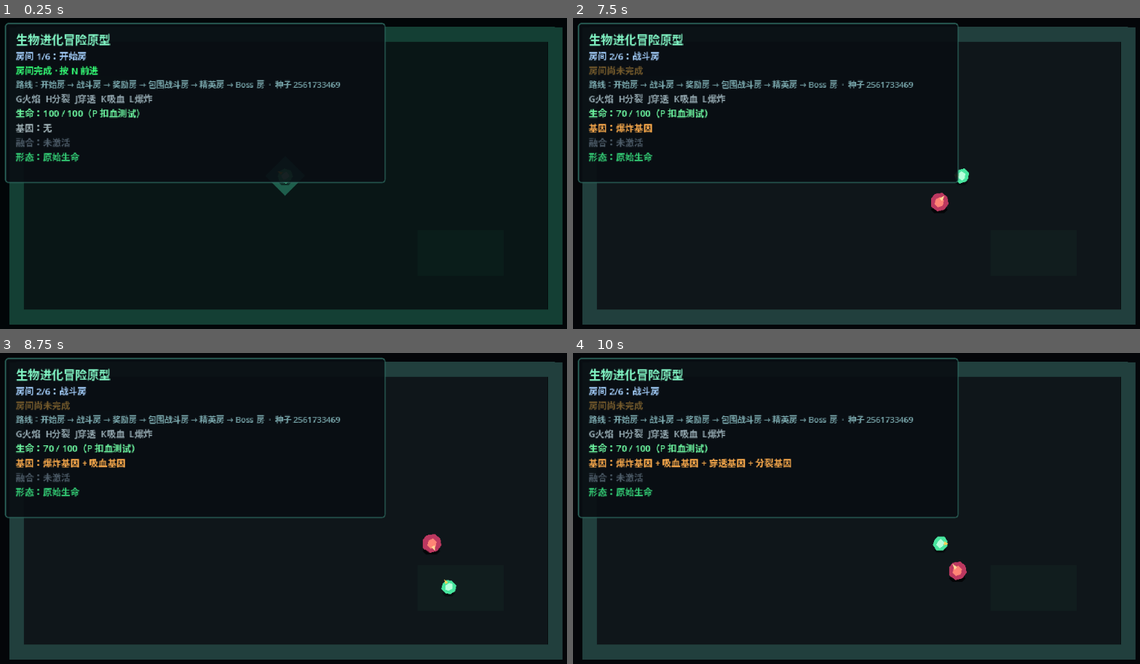
Above: before the commit, frames 1-4 (two rows, left to right).
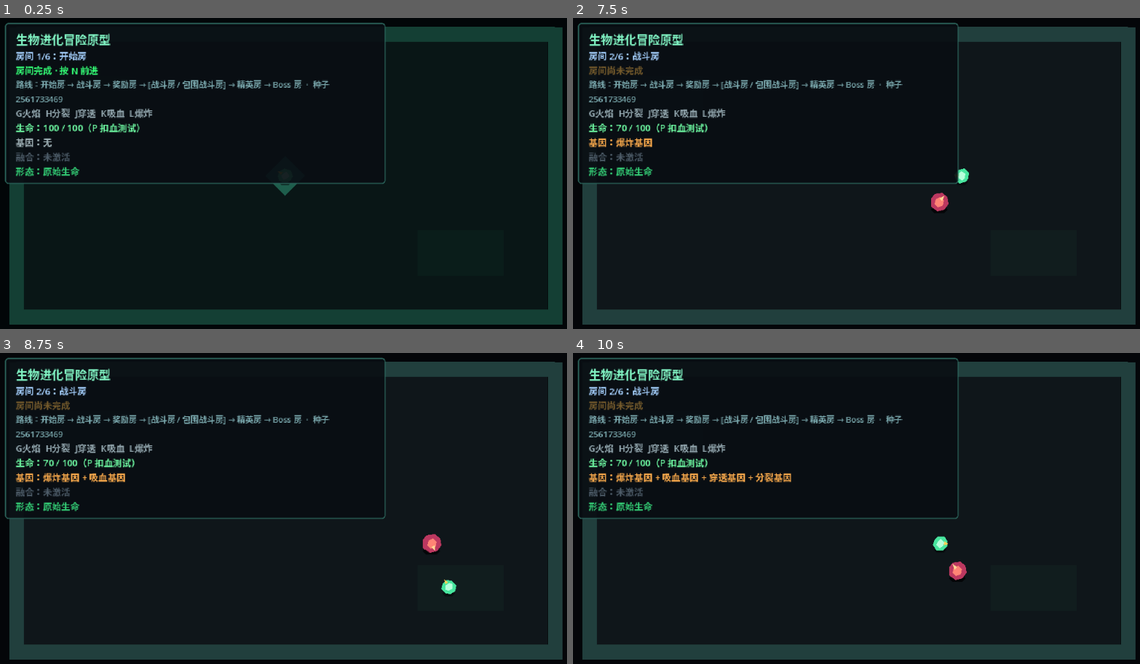
Above: after the commit, the same moments.

Repository: LIJUNCAN1/-Roguelike
Game: Godot game, scene res://scenes/main/main.tscn
The game is run twice, just before and just after one commit, with the same random seed, the same clock (stepped at 60 frames per second) and the same inputs.
Inputs (mouse positions are in pixels of both pictures, inside the frame that each line leads up to):
- Up to frame 1 (0.25 s): no input
- Up to frame 2 (7.5 s): tap Enter at 0.5 s; move the mouse to (986, 157) at 0.52 s; hold D (move_right) 0.53-1.28 s; hold N (next_room) 0.53-1.28 s; tap 1 (reward_choice_1) at 0.8, 1.35, 3.05 s; move the mouse to (743, 192) at 1.27 s; hold S (move_down) 1.28-2.03 s; tap 2 (reward_choice_2) at 1.55, 3.8, 5.85 s; move the mouse to (918, 105) at 2.02 s; hold D (move_right) 2.03-2.78 s; hold 2 (reward_choice_2) 2.03-2.78 s; tap N (next_room) at 2.3, 4.35, 6.8 s; move the mouse to (828, 241) at 2.77 s; hold W (move_up) 2.78-3.53 s; click (828, 241) at 2.85 s; move the mouse to (1032, 223) at 3.52 s; hold P (damage_test_player) 3.53-4.28 s; hold A (move_left) 3.53-5.03 s; move the mouse to (686, 126) at 4.27 s; move the mouse to (884, 176) at 5.02 s; hold S (move_down) 5.03-5.78 s; hold 1 (reward_choice_1) 5.03-5.78 s; move the mouse to (771, 92) at 5.77 s; hold D (move_right) 5.78-6.53 s; move the mouse to (986, 157) at 6.52 s; hold W (move_up) 6.53-7.28 s; hold 3 (reward_choice_3) 6.53-7.28 s; move the mouse to (743, 192) at 7.27 s; hold D (move_right) from 7.28 s (still down); tap L (toggle_explosion_gene) at 7.35 s
- Up to frame 3 (8.75 s): tap 1 (reward_choice_1) at 7.55 s; move the mouse to (345, 440) at 8.02 s; release D (move_right) at 8.03 s; hold S (move_down) from 8.03 s (still down); hold K (toggle_lifesteal_gene) from 8.03 s (still down); tap 2 (reward_choice_2) at 8.3 s
- Up to frame 4 (10 s): move the mouse to (828, 576) at 8.77 s; release S (move_down) at 8.78 s; release K (toggle_lifesteal_gene) at 8.78 s; hold A (move_left) 8.78-9.53 s; tap J (toggle_piercing_gene) at 8.85 s; tap N (next_room) at 9.05 s; move the mouse to (1032, 558) at 9.52 s; hold W (move_up) from 9.53 s (still down); hold H (toggle_split_gene) from 9.53 s (still down); tap 1 (reward_choice_1) at 9.8 s

The runs differ from the first frame. In frame 1, 3.1% of the frame differs, in the area x 0-68%, y 19-54%; in frame 2, 3.3%; in frame 3, 3.5%; in frame 4, 4.1%.

Commit message:
feat: add dungeon route choices

Diff:
--- a/scenes/main/main.tscn
+++ b/scenes/main/main.tscn
@@ -9,6 +9,7 @@
 [ext_resource type="Resource" path="res://data/genes/explosion_gene.tres" id="7_explosion_gene"]
 [ext_resource type="Script" path="res://scripts/rooms/room_manager.gd" id="8_room_manager"]
 [ext_resource type="Resource" path="res://data/rooms/prototype_random_route.tres" id="9_route"]
+[ext_resource type="PackedScene" path="res://scenes/ui/route_choice_panel.tscn" id="10_route_choice"]
 
 [sub_resource type="StyleBoxFlat" id="StyleBoxFlat_panel"]
 bg_color = Color(0.035, 0.055, 0.075, 0.92)
@@ -115,6 +116,8 @@
 theme_override_font_sizes/font_size = 10
 text = "形态：原始生命"
 
+[node name="RouteChoicePanel" parent="." instance=ExtResource("10_route_choice")]
+
 [node name="RoomManager" type="Node" parent="."]
 script = ExtResource("8_room_manager")
 random_route_data = ExtResource("9_route")
@@ -125,3 +128,4 @@
 room_status_label_path = NodePath("../Interface/StagePanel/MarginContainer/Labels/RoomStatus")
 room_hint_label_path = NodePath("../Interface/StagePanel/MarginContainer/Labels/RoomHint")
 route_preview_label_path = NodePath("../Interface/StagePanel/MarginContainer/Labels/RoutePreview")
+route_choice_panel_path = NodePath("../RouteChoicePanel")
--- /dev/null
+++ b/scenes/ui/route_choice_panel.tscn
@@ -0,0 +1,99 @@
+[gd_scene load_steps=4 format=3]
+
+[ext_resource type="Script" path="res://scripts/rooms/route_choice_panel.gd" id="1_script"]
+
+[sub_resource type="StyleBoxFlat" id="StyleBoxFlat_panel"]
+bg_color = Color(0.025, 0.04, 0.06, 0.98)
+border_width_left = 2
+border_width_top = 2
+border_width_right = 2
+border_width_bottom = 2
+border_color = Color(0.34, 0.68, 0.92, 1)
+corner_radius_top_left = 5
+corner_radius_top_right = 5
+corner_radius_bottom_right = 5
+corner_radius_bottom_left = 5
+
+[sub_resource type="StyleBoxFlat" id="StyleBoxFlat_choice"]
+bg_color = Color(0.07, 0.115, 0.16, 1)
+border_width_left = 1
+border_width_top = 1
+border_width_right = 1
+border_width_bottom = 1
+border_color = Color(0.3, 0.56, 0.75, 1)
+corner_radius_top_left = 3
+corner_radius_top_right = 3
+corner_radius_bottom_right = 3
+corner_radius_bottom_left = 3
+
+[node name="RouteChoicePanel" type="CanvasLayer"]
+layer = 8
+script = ExtResource("1_script")
+
+[node name="Dimmer" type="ColorRect" parent="."]
+anchors_preset = 15
+anchor_right = 1.0
+anchor_bottom = 1.0
+grow_horizontal = 2
+grow_vertical = 2
+color = Color(0.005, 0.012, 0.02, 0.76)
+
+[node name="Panel" type="PanelContainer" parent="Dimmer"]
+layout_mode = 0
+offset_left = 105.0
+offset_top = 78.0
+offset_right = 535.0
+offset_bottom = 282.0
+theme_override_styles/panel = SubResource("StyleBoxFlat_panel")
+
+[node name="Margin" type="MarginContainer" parent="Dimmer/Panel"]
+layout_mode = 2
+theme_override_constants/margin_left = 14
+theme_override_constants/margin_top = 12
+theme_override_constants/margin_right = 14
+theme_override_constants/margin_bottom = 14
+
+[node name="Content" type="VBoxContainer" parent="Dimmer/Panel/Margin"]
+layout_mode = 2
+theme_override_constants/separation = 10
+
+[node name="Title" type="Label" parent="Dimmer/Panel/Margin/Content"]
+layout_mode = 2
+theme_override_colors/font_color = Color(0.55, 0.82, 1, 1)
+theme_override_font_sizes/font_size = 18
+text = "选择进化路线"
+horizontal_alignment = 1
+
+[node name="Hint" type="Label" parent="Dimmer/Panel/Margin/Content"]
+layout_mode = 2
+theme_override_colors/font_color = Color(0.66, 0.74, 0.8, 1)
+theme_override_font_sizes/font_size = 10
+text = "按 1 / 2，或点击一个房间"
+horizontal_alignment = 1
+
+[node name="Choices" type="HBoxContainer" parent="Dimmer/Panel/Margin/Content"]
+layout_mode = 2
+theme_override_constants/separation = 10
+alignment = 1
+
+[node name="Choice1" type="Button" parent="Dimmer/Panel/Margin/Content/Choices"]
+custom_minimum_size = Vector2(190, 104)
+layout_mode = 2
+size_flags_horizontal = 3
+theme_override_colors/font_color = Color(0.82, 0.92, 1, 1)
+theme_override_font_sizes/font_size = 12
+theme_override_styles/normal = SubResource("StyleBoxFlat_choice")
+theme_override_styles/hover = SubResource("StyleBoxFlat_panel")
+theme_override_styles/pressed = SubResource("StyleBoxFlat_panel")
+text = "1"
+
+[node name="Choice2" type="Button" parent="Dimmer/Panel/Margin/Content/Choices"]
+custom_minimum_size = Vector2(190, 104)
+layout_mode = 2
+size_flags_horizontal = 3
+theme_override_colors/font_color = Color(0.82, 0.92, 1, 1)
+theme_override_font_sizes/font_size = 12
+theme_override_styles/normal = SubResource("StyleBoxFlat_choice")
+theme_override_styles/hover = SubResource("StyleBoxFlat_panel")
+theme_override_styles/pressed = SubResource("StyleBoxFlat_panel")
+text = "2"
--- a/scripts/rooms/random_route_data.gd
+++ b/scripts/rooms/random_route_data.gd
@@ -19,3 +19,30 @@
 		generated_route.rooms.append(candidates[selected_index])
 
 	return generated_route
+
+
+func get_room_choices(
+	layer_index: int,
+	seed_value: int,
+	choice_count: int = 2
+) -> Array[RoomData]:
+	var choices: Array[RoomData] = []
+	if layer_index < 0 or layer_index >= room_pools.size():
+		return choices
+
+	var room_pool := room_pools[layer_index]
+	if room_pool == null:
+		return choices
+
+	choices = room_pool.get_valid_rooms()
+	var rng := RandomNumberGenerator.new()
+	rng.seed = seed_value + layer_index * 104729
+	for index in range(choices.size() - 1, 0, -1):
+		var swap_index := rng.randi_range(0, index)
+		var room := choices[index]
+		choices[index] = choices[swap_index]
+		choices[swap_index] = room
+
+	if choices.size() > choice_count:
+		choices.resize(choice_count)
+	return choices
--- a/scripts/rooms/room_manager.gd
+++ b/scripts/rooms/room_manager.gd
@@ -14,6 +14,7 @@
 @export_node_path("Label") var room_status_label_path: NodePath
 @export_node_path("Label") var room_hint_label_path: NodePath
 @export_node_path("Label") var route_preview_label_path: NodePath
+@export_node_path("CanvasLayer") var route_choice_panel_path: NodePath
 
 @onready var room_container: Node2D = get_node(
 	room_container_path
@@ -34,11 +35,17 @@
 @onready var route_preview_label: Label = get_node_or_null(
 	route_preview_label_path
 ) as Label
+@onready var route_choice_panel: RouteChoicePanel = get_node_or_null(
+	route_choice_panel_path
+) as RouteChoicePanel
 
 var current_room_index: int = -1
 var current_room: RoomController
 var is_run_complete: bool = false
 var current_route_seed: int = 0
+var pending_room_choices: Array[RoomData] = []
+var pending_room_index: int = -1
+var chosen_route_layers: Dictionary = {}
 
 
 func _ready() -> void:
@@ -46,6 +53,8 @@
 	if route_data == null or route_data.rooms.is_empty():
 		push_error("RoomManager requires a non-empty RunRouteData.")
 		return
+	if route_choice_panel != null:
+		route_choice_panel.room_chosen.connect(choose_room_branch)
 	_update_route_preview()
 	enter_room(0)
 
@@ -74,14 +83,16 @@
 
 	current_room = room_data.room_scene.instantiate() as RoomController
 	room_container.add_child(current_room)
-	current_room.room_completed.connect(_update_room_hint)
+	current_room.room_completed.connect(_on_current_room_completed)
 	current_room_index = room_index
+	chosen_route_layers[room_index] = true
 	is_run_complete = false
 	player.global_position = Vector2(320, 180)
 	current_room.configure_player(player)
 	_configure_room_enemies()
 	_update_room_status()
 	_update_room_hint()
+	_update_route_preview()
 	room_changed.emit(room_data, current_room_index)
 	return true
 
@@ -100,7 +111,28 @@
 		run_completed.emit()
 		return false
 
+	if _prepare_next_room_choices():
+		return false
 	return enter_room(next_index)
+
+
+func choose_room_branch(choice_index: int) -> bool:
+	if (
+		pending_room_index < 0
+		or choice_index < 0
+		or choice_index >= pending_room_choices.size()
+	):
+		return false
+
+	var selected_room := pending_room_choices[choice_index]
+	route_data.rooms[pending_room_index] = selected_room
+	var selected_index := pending_room_index
+	pending_room_choices.clear()
+	pending_room_index = -1
+	if route_choice_panel != null:
+		route_choice_panel.hide_choices()
+	_update_route_preview()
+	return enter_room(selected_index)
 
 
 func get_current_room_data() -> RoomData:
@@ -156,6 +188,7 @@
 		seed_rng.randomize()
 		current_route_seed = seed_rng.randi()
 	route_data = random_route_data.generate_route(current_route_seed)
+	chosen_route_layers.clear()
 
 
 func _update_route_preview() -> void:
@@ -163,7 +196,23 @@
 		return
 
 	var room_names := PackedStringArray()
-	for room in route_data.rooms:
+	for index in route_data.rooms.size():
+		if (
+			random_route_data != null
+			and index < random_route_data.room_pools.size()
+			and not chosen_route_layers.has(index)
+		):
+			var candidates := random_route_data.room_pools[
+				index
+			].get_valid_rooms()
+			if candidates.size() > 1:
+				var candidate_names := PackedStringArray()
+				for candidate in candidates:
+					candidate_names.append(candidate.display_name)
+				room_names.append("[%s]" % " / ".join(candidate_names))
+				continue
+
+		var room := route_data.rooms[index]
 		if room != null:
 			room_names.append(room.display_name)
 	route_preview_label.text = "路线：%s  ·  种子 %d" % [
@@ -172,6 +221,38 @@
 	]
 
 
+func _on_current_room_completed() -> void:
+	_update_room_hint()
+	call_deferred("_prepare_next_room_choices")
+
+
+func _prepare_next_room_choices() -> bool:
+	if not pending_room_choices.is_empty():
+		room_hint_label.text = "选择下一间房（按 1 / 2）"
+		room_hint_label.modulate = Color(0.4, 0.75, 1.0, 1.0)
+		return true
+	if random_route_data == null:
+		return false
+
+	var next_index := current_room_index + 1
+	if next_index < 0 or next_index >= route_data.rooms.size():
+		return false
+	var choices := random_route_data.get_room_choices(
+		next_index,
+		current_route_seed
+	)
+	if choices.size() <= 1:
+		return false
+
+	pending_room_choices.assign(choices)
+	pending_room_index = next_index
+	if route_choice_panel != null:
+		route_choice_panel.show_choices(pending_room_choices)
+	room_hint_label.text = "选择下一间房（按 1 / 2）"
+	room_hint_label.modulate = Color(0.4, 0.75, 1.0, 1.0)
+	return true
+
+
 func _update_room_hint() -> void:
 	if current_room == null:
 		return
--- /dev/null
+++ b/scripts/rooms/route_choice_panel.gd
@@ -0,0 +1,76 @@
+class_name RouteChoicePanel
+extends CanvasLayer
+
+signal room_chosen(choice_index: int)
+
+@onready var panel: PanelContainer = $Dimmer/Panel
+@onready var choice_buttons: Array[Button] = [
+	$Dimmer/Panel/Margin/Content/Choices/Choice1,
+	$Dimmer/Panel/Margin/Content/Choices/Choice2,
+]
+
+var choices: Array[RoomData] = []
+
+
+func _ready() -> void:
+	for index in choice_buttons.size():
+		choice_buttons[index].pressed.connect(
+			_on_choice_pressed.bind(index)
+		)
+	hide_choices()
+
+
+func _unhandled_input(event: InputEvent) -> void:
+	if not visible:
+		return
+
+	var choice_index := -1
+	if event.is_action_pressed("reward_choice_1"):
+		choice_index = 0
+	elif event.is_action_pressed("reward_choice_2"):
+		choice_index = 1
+
+	if choice_index >= 0 and choice_index < choices.size():
+		room_chosen.emit(choice_index)
+		get_viewport().set_input_as_handled()
+
+
+func show_choices(room_choices: Array[RoomData]) -> void:
+	choices.assign(room_choices)
+	for index in choice_buttons.size():
+		var button := choice_buttons[index]
+		if index >= choices.size():
+			button.visible = false
+			continue
+		var room := choices[index]
+		button.visible = true
+		button.disabled = false
+		button.text = "%d\n%s\n\n%s" % [
+			index + 1,
+			room.display_name,
+			_get_room_type_text(room.room_type),
+		]
+	visible = not choices.is_empty()
+
+
+func hide_choices() -> void:
+	choices.clear()
+	visible = false
+
+
+func _on_choice_pressed(choice_index: int) -> void:
+	room_chosen.emit(choice_index)
+
+
+func _get_room_type_text(room_type: int) -> String:
+	match room_type:
+		RoomData.RoomType.COMBAT:
+			return "普通战斗"
+		RoomData.RoomType.REWARD:
+			return "获得基因"
+		RoomData.RoomType.ELITE:
+			return "高风险战斗"
+		RoomData.RoomType.BOSS:
+			return "区域首领"
+		_:
+			return "未知区域"
--- a/tests/gene_reward_smoke_test.gd
+++ b/tests/gene_reward_smoke_test.gd
@@ -62,8 +62,14 @@
 		quit(1)
 		return
 
-	if not room_manager.advance_room():
-		push_error("Could not leave completed reward room.")
+	await process_frame
+	if room_manager.pending_room_choices.size() != 2:
+		push_error("Completed reward did not offer route branches.")
+		quit(1)
+		return
+
+	if not room_manager.choose_room_branch(0):
+		push_error("Could not leave reward room through a branch.")
 		quit(1)
 		return
 
--- a/tests/random_route_smoke_test.gd
+++ b/tests/random_route_smoke_test.gd
@@ -34,6 +34,17 @@
 		quit(1)
 		return
 
+	var branch_choices := generator.get_room_choices(3, 20260726)
+	var repeated_choices := generator.get_room_choices(3, 20260726)
+	if (
+		branch_choices.size() != 2
+		or _get_choice_ids(branch_choices) != _get_choice_ids(repeated_choices)
+		or branch_choices[0].id == branch_choices[1].id
+	):
+		push_error("Seeded room branch choices are invalid.")
+		quit(1)
+		return
+
 	print("Random route smoke test passed.")
 	quit()
 
@@ -41,6 +52,13 @@
 func _get_ids(route: RunRouteData) -> Array[StringName]:
 	var ids: Array[StringName] = []
 	for room in route.rooms:
+		ids.append(room.id)
+	return ids
+
+
+func _get_choice_ids(choices: Array[RoomData]) -> Array[StringName]:
+	var ids: Array[StringName] = []
+	for room in choices:
 		ids.append(room.id)
 	return ids
 
--- a/tests/room_flow_smoke_test.gd
+++ b/tests/room_flow_smoke_test.gd
@@ -91,17 +91,33 @@
 		quit(1)
 		return
 
-	if not room_manager.advance_room():
-		push_error("Could not advance to the random combat room.")
+	await process_frame
+	if room_manager.pending_room_choices.size() != 2:
+		push_error("Reward room did not open two route branches.")
+		quit(1)
+		return
+	if not main.get_node("RouteChoicePanel").visible:
+		push_error("Route choice panel was not shown.")
+		quit(1)
+		return
+	if room_manager.advance_room():
+		push_error("Room advanced without choosing a route branch.")
+		quit(1)
+		return
+
+	var chosen_branch := room_manager.pending_room_choices[1]
+	if not room_manager.choose_room_branch(1):
+		push_error("Could not choose the random combat branch.")
 		quit(1)
 		return
 
 	var random_combat_data := room_manager.get_current_room_data()
 	if (
 		random_combat_data == null
+		or random_combat_data.id != chosen_branch.id
 		or random_combat_data.room_type != RoomData.RoomType.COMBAT
 	):
-		push_error("Generated route did not contain its second combat.")
+		push_error("Selected branch was not entered.")
 		quit(1)
 		return
 	_defeat_current_room_enemies(room_manager.current_room)
Not shown: 1 places in scenes/main/main.tscn that only renumber resources
Not shown, added: scripts/rooms/route_choice_panel.gd.uid
Not shown, changed: README.md
